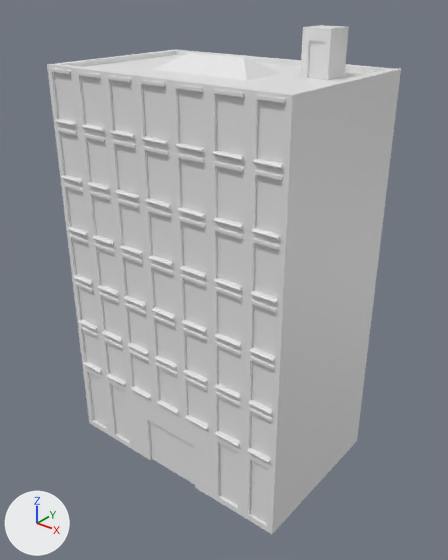
Before and after pictures for a commit that changed the FBX model GGJ2019/Assets/Models/TallRoofDoor.FBX.
Camera for both pictures: a 50 mm camera at (-0.47, -2.6, 2.76) aimed at (-2.52, -0.03, 1.17). The axes (+X, +Y, +Z) are drawn at lower left. The lights are the same throughout. Where no turn or scale is listed for an object, it has been applied to the vertices.

Names of what the first picture shows: 'TallRoofdoor'.
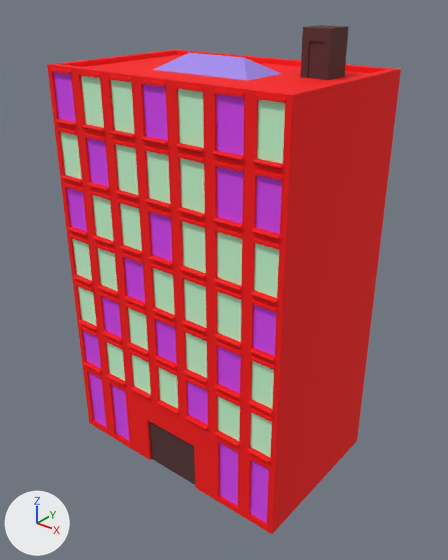
The change in detail:
Material '02 - Default.002' (mat_02___default_002) is new.
Its base color is (0.588, 1.0, 0.655) (green #caffd4).
Its roughness is 0.859.
Material '07 - Default' (mat_07___default) is new.
Its base color is (0.361, 0.263, 0.855) (blue #a28cee).
Its roughness is 0.859.
Material '03 - Default.001' (mat_03___default_001) is new.
Its base color is (0.0902, 0.0314, 0.0314) (brown #553232).
Its roughness is 0.859.
Material '09 - Default.001' (mat_09___default_001) is new.
Its base color is (0.698, 0.0588, 0.933) (purple #da45f7).
Its roughness is 0.859.
Material '08 - Default.001' (mat_08___default_001) is new.
Its base color is (1.0, 0.0, 0.0) (red #ff0000).
Its roughness is 0.859.
Material '03 - Default.003' (mat_03___default_003) is new.
Its base color is (0.0902, 0.0314, 0.0314) (brown #553232).
Its roughness is 0.859.
me_mesh has 1178 vertices, 2263 faces and spans x -3.34..-1.81, y -0.5..0.5, z 0.0..2.56.
me_mesh is used by ob_tallroofdoor; location (0.0, -0.008, 0.0).
me_mesh part 1: all 6 faces centred in x -2.87..-2.33, y -0.09..0.1, z 2.36..2.39 switch from no material to mat_07___default (blue #a28cee).
me_mesh part 2: all 22 faces centred in x -2.15..-2.0, y 0.1..0.27, z 2.39..2.56 switch from no material to mat_03___default_001 (brown #553232).
me_mesh part 3: 2139 of the faces centred in x -3.34..-1.81, y -0.5..0.49, z 0.01..2.36 switch from no material to mat_08___default_001 (red #ff0000).
me_mesh part 4: 24 of the faces centred in x -3.26..-1.89, y -0.47, z 0.17..1.62 switch from no material to mat_09___default_001 (purple #da45f7).
me_mesh part 5: 6 of the faces centred in x -2.15..-1.89, y -0.47, z 1.85..2.24 switch from no material to mat_09___default_001 (purple #da45f7).
me_mesh part 6: 4 of the faces centred in x -3.26..-2.99, y -0.47, z 1.85..2.24 switch from no material to mat_09___default_001 (purple #da45f7).
me_mesh part 7: 2 of the faces centred in x -3.26..-3.21, y -0.47, z 1.54..1.62 switch from no material to mat_09___default_001 (purple #da45f7).
me_mesh part 8: 2 of the faces centred in x -2.6..-2.54, y -0.47, z 2.16..2.24 switch from no material to mat_09___default_001 (purple #da45f7).
me_mesh part 9: 38 of the faces centred in x -3.26..-1.89, y -0.47, z 0.6..1.62 switch from no material to mat_02___default_002 (green #caffd4).
me_mesh part 10: 14 of the faces centred in x -3.26..-2.32, y -0.47, z 1.85..2.24 switch from no material to mat_02___default_002 (green #caffd4).
me_mesh part 11: 2 of the faces centred in x -1.94..-1.89, y -0.47, z 2.16..2.24 switch from no material to mat_02___default_002 (green #caffd4).
me_mesh part 12: all 4 faces centred in x -2.7..-2.44, y -0.47, z 0.11..0.21 switch from no material to mat_03___default_003 (brown #553232).

Boxes (x1, y1, x2, y2) around the edits, measured in the pictures (448 x 560 px):
part 1 of me_mesh, recoloured (white to purple): (153, 53, 282, 80) in both
part 2 of me_mesh, recoloured (grey to brown): (300, 25, 349, 80) in both
part 3 of me_mesh, recoloured (grey to red): (47, 49, 401, 534) in both
part 4 of me_mesh, recoloured (grey to purple): (83, 212, 277, 523) in both
part 5 of me_mesh, recoloured (grey to purple): (216, 94, 282, 234) in both
part 6 of me_mesh, recoloured (grey to purple): (54, 72, 109, 187) in both
part 7 of me_mesh, recoloured (grey to purple): (67, 188, 87, 232) in both
part 8 of me_mesh, recoloured (grey to purple): (143, 84, 168, 141) in both
part 9 of me_mesh, recoloured (grey to green): (73, 195, 279, 457) in both
part 10 of me_mesh, recoloured (grey to green): (60, 76, 205, 213) in both
part 11 of me_mesh, recoloured (grey to green): (257, 100, 285, 164) in both
part 12 of me_mesh, recoloured (grey to brown): (149, 421, 195, 485) in both
